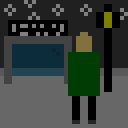
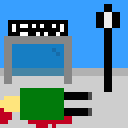
The second 128 x 128 image is a revision of the first. Changes to its layers:
hid "Layer 4" over bbox(0, 0, 128, 128)
added layer "Layer 3 copy" above "Layer 3" over bbox(0, 88, 92, 128)
hid "Layer 3" over bbox(68, 32, 100, 124)
hid "Layer 5" over bbox(0, 0, 128, 68)
